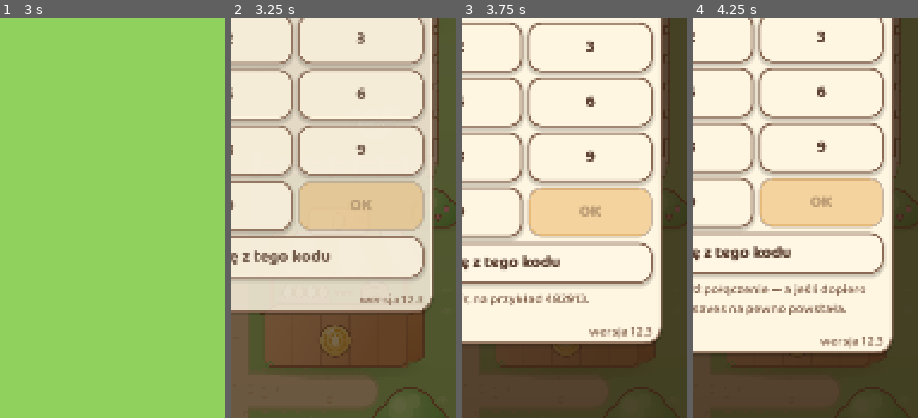
Above: before the commit, frames 1-4 (left to right).
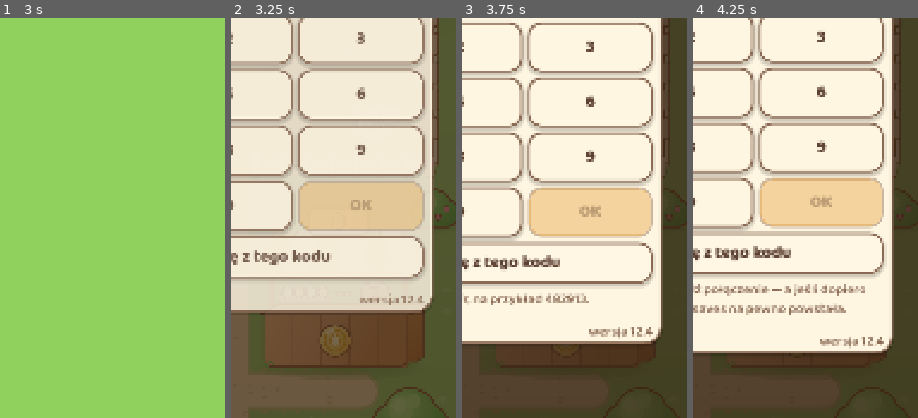
Above: after the commit, the same moments.

Repository: sodorn/kury
Game: Godot game, scene res://tests/smoke_ui.tscn
Same seed, same stepped clock (60 frames per second), same inputs: the game is played once before the commit and once after it. This scene is started directly instead of the project's main scene.
Inputs (mouse positions are % of the whole screen's width and height, from its top left):
- Up to frame 1 (3 s): tap Enter at 0.5, 2 s; move the mouse to (72, 45) at 0.52 s; click (72, 45) at 0.67 s; tap Space at 1.25, 2.75 s; move the mouse to (30, 55) at 1.27 s; click (30, 55) at 1.42 s; move the mouse to (60, 28) at 2.02 s; click (60, 28) at 2.17 s; move the mouse to (45, 70) at 2.77 s; click (45, 70) at 2.92 s
- Up to frame 2 (3.25 s): no input
- Up to frame 3 (3.75 s): click "Wczytaj farmę z tego kodu" at 3.5 s
- Up to frame 4 (4.25 s): no input
The pictures show only the part of the screen within x 50-100%, y 50-100%; the shares and areas given below are measured in that part.

Frame 1 is identical in both runs. In frame 2, less than 0.1% of the frame differs, in the area x 57-84%, y 69-72%; in frame 3, 0.2%, in the area x 56-85%, y 77-80%; in frame 4, 0.2%.

Commit message:
Wersja 12.4: jaja sie psuja, szczepionka od kury, kod po przerwie
JAJA MAJA TERMIN: niesprzedane psuja sie po szesciu godzinach ZEGARKA.
Przy nieaktywnej grze magazyn rosl bez zadnego ograniczenia.

Obok state.eggs stoi state.egg_ages: rasa -> lista wiaderek
[sztuk, wiek w sekundach realnych], od najstarszego. Wiaderko zbiera
jaja z jednej godziny, wiec przy szesciogodzinnym terminie jest ich
najwyzej siedem na rase, a nie tysiac wpisow po jednym jaju. Sprzedaz
zabiera NAJSTARSZE najpierw — tak jak w prawdziwym gospodarstwie,
a przy okazji gracz nie traci swiezych przez stara partie w magazynie.

Starzenie stoi PRZED wyjsciem dla pustej farmy: jaja psuja sie takze
wtedy, gdy stado wyginelo. Za pierwszym razem wstawilem je nizej
i test od razu to pokazal.

Zapisy sprzed 12.4 nie maja metryki — caly magazyn traktujemy wtedy
jako swiezy. Gdy metryka jest, przycinamy ja do faktycznego stanu
magazynu, zeby obie liczby nigdy sie nie rozjechaly.

SZCZEPIONKA: 5 zl od niezaszczepionej kury zamiast 200 zl ryczaltem.

KOD PO PRZERWIE: po 15 minutach od ostatniego zapisu ekran powitalny
chowa "Graj dalej" i wymaga wpisania kodu farmy. Prog w
session.require_code_after_minutes, zero wylacza wymog. Zeby nikt sie
nie zablokowal, ekran pokazuje wtedy wlasny kod urzadzenia.

UWAGA: ustawienie trafilo najpierw do sekcji `start` w balance.json
i SKASOWALO konfiguracje startowej farmy. Dziesiec testow od razu to
pokazalo. `start` opisuje stado poczatkowe; ustawienia sesji maja
wlasna sekcje `session`.

Sprawdzone naprawde:
- tests/tests.tscn: 1128 OK, 0 bledow. Nowe: _test_egg_spoilage
  (polowa terminu nic nie psuje, stara partia schodzi przed swieza,
  sprzedaz zabiera najstarsze), _test_vaccine_price,
  _test_require_code_after_break.
- tests/smoke_ui.tscn: OK.

Co-Authored-By: Claude Opus 5 <noreply@anthropic.com>
Claude-Session: https://claude.ai/code/session_01CjTjcWSUi8hfc7jxPFWk6D

Diff:
--- a/core/model/farm_state.gd
+++ b/core/model/farm_state.gd
@@ -7,6 +7,10 @@
 ## Jaja zebrane do magazynu, policzone wedlug rasy kury, ktora je zniosla:
 ## {"leghorn": 12, "cemani": 2}. Rasa decyduje o cenie sprzedazy.
 var eggs: Dictionary = {}
+## Metryka wieku jaj: rasa -> lista wiaderek [sztuk, wiek w sekundach
+## REALNYCH], od najstarszego. Liczba sztuk w `eggs` zawsze zgadza sie
+## z suma wiaderek — pilnuja tego `add_egg`, `take_eggs` i `age_eggs`.
+var egg_ages: Dictionary = {}
 ## Jaja lezace na wybiegu, w kolejnosci zniesienia. Kazdy wpis to id rasy.
 var eggs_on_ground: Array[String] = []
 ## Pasza w kilogramach; ulamkowa, bo zuzywa sie w sposob ciagly.
@@ -252,8 +256,22 @@
 	return total
 
 
+## Do ilu sekund realnych jaja z jednego "wiaderka" sa traktowane razem.
+## Godzina wystarcza: przy szesciogodzinnym terminie przydatnosci daje to
+## najwyzej siedem wiaderek na rase, a nie tysiac wpisow po jednym jaju.
+const EGG_BUCKET_SECONDS := 3600.0
+
+
 func add_egg(breed_id: String, count: int = 1) -> void:
 	eggs[breed_id] = int(eggs.get(breed_id, 0)) + count
+	# Rownolegle prowadzimy metryke wieku, zeby wiedziec, ktore jaja sie
+	# zestarzaly. Najmlodsze wiaderko dobieramy, dopoki nie ma godziny.
+	var buckets: Array = egg_ages.get(breed_id, [])
+	if buckets.is_empty() or float(buckets[buckets.size() - 1][1]) >= EGG_BUCKET_SECONDS:
+		buckets.append([count, 0.0])
+	else:
+		buckets[buckets.size() - 1][0] = int(buckets[buckets.size() - 1][0]) + count
+	egg_ages[breed_id] = buckets
 
 
 ## Zabiera `count` jaj danej rasy z magazynu. Zwraca, ile udalo sie zabrac.
@@ -266,7 +284,48 @@
 		eggs.erase(breed_id)
 	else:
 		eggs[breed_id] = have - taken
+	# Sprzedajemy NAJSTARSZE jaja najpierw — i tak robi sie w prawdziwym
+	# gospodarstwie, a przy okazji gracz nie traci swiezych przez to, ze
+	# w magazynie lezy stara partia.
+	var left := taken
+	var buckets: Array = egg_ages.get(breed_id, [])
+	while left > 0 and not buckets.is_empty():
+		var in_bucket := int(buckets[0][0])
+		if in_bucket > left:
+			buckets[0][0] = in_bucket - left
+			left = 0
+		else:
+			left -= in_bucket
+			buckets.remove_at(0)
+	if buckets.is_empty():
+		egg_ages.erase(breed_id)
+	else:
+		egg_ages[breed_id] = buckets
 	return taken
+
+
+## Postarza jaja o `real` sekund i usuwa te, ktore przelezaly termin.
+## Zwraca, ile sztuk sie zmarnowalo. Dzieki temu zostawiona na noc gra nie
+## wita gracza magazynem pelnym jaj sprzed doby.
+func age_eggs(real: float, spoil_seconds: float) -> int:
+	var spoiled := 0
+	for breed_id: String in egg_ages.keys():
+		var buckets: Array = egg_ages[breed_id]
+		var kept: Array = []
+		for bucket: Array in buckets:
+			var age := float(bucket[1]) + real
+			if age >= spoil_seconds:
+				spoiled += int(bucket[0])
+				eggs[breed_id] = maxi(0, int(eggs.get(breed_id, 0)) - int(bucket[0]))
+				if int(eggs.get(breed_id, 0)) <= 0:
+					eggs.erase(breed_id)
+			else:
+				kept.append([int(bucket[0]), age])
+		if kept.is_empty():
+			egg_ages.erase(breed_id)
+		else:
+			egg_ages[breed_id] = kept
+	return spoiled
 
 
 ## Ile paszy zjada cale stado w ciagu minuty. Kazda kura je tyle samo,
--- a/core/save_game.gd
+++ b/core/save_game.gd
@@ -47,6 +47,7 @@
 		"storage_level": state.storage_level,
 		"guard_level": state.guard_level,
 		"dog_level": state.dog_level,
+		"egg_ages": state.egg_ages,
 		"fox_roll_timer": state.fox_roll_timer,
 		"fox_hand_scared": state.fox_hand_scared,
 		"disease_timer": state.disease_timer,
@@ -110,6 +111,38 @@
 		var count := int(Dictionary(data.get("eggs", {}))[breed_id])
 		if count > 0:
 			state.eggs[breed_id] = count
+	# Metryka wieku jaj. Zapisy sprzed wersji 12.4 jej nie maja — wtedy
+	# traktujemy caly magazyn jako swiezy, bo karanie gracza za zmiane
+	# w kodzie byloby nie w porzadku. Gdy metryka jest, przycinamy ja do
+	# faktycznego stanu magazynu, zeby obie liczby nigdy sie nie rozjechaly.
+	for breed_id: String in state.eggs:
+		var zapisane: Array = (data.get("egg_ages", {}) as Dictionary).get(breed_id, [])
+		var buckets: Array = []
+		var razem := 0
+		for bucket: Variant in zapisane:
+			if not (bucket is Array) or (bucket as Array).size() < 2:
+				continue
+			var count2 := maxi(0, int((bucket as Array)[0]))
+			if count2 <= 0:
+				continue
+			razem += count2
+			buckets.append([count2, maxf(0.0, float((bucket as Array)[1]))])
+		var maja := int(state.eggs[breed_id])
+		if razem > maja:
+			# Wiecej w metryce niz w magazynie: scinamy od najstarszych.
+			var nadmiar := razem - maja
+			while nadmiar > 0 and not buckets.is_empty():
+				var w_wiaderku := int(buckets[0][0])
+				if w_wiaderku > nadmiar:
+					buckets[0][0] = w_wiaderku - nadmiar
+					nadmiar = 0
+				else:
+					nadmiar -= w_wiaderku
+					buckets.remove_at(0)
+		elif razem < maja:
+			buckets.append([maja - razem, 0.0])
+		if not buckets.is_empty():
+			state.egg_ages[breed_id] = buckets
 	for breed_id: String in data.get("eggs_on_ground", []):
 		if not GameData.breed(breed_id).is_empty():
 			state.eggs_on_ground.append(breed_id)
--- a/core/simulation.gd
+++ b/core/simulation.gd
@@ -67,6 +67,9 @@
 		out["hatched"] = int(out["hatched"]) + _advance_incubator(state, step)
 		out["grown_up"] = int(out["grown_up"]) + _advance_chicks(state, step)
 	out["rotted"] = int(out["rotted"]) + _advance_corpses(state, step)
+	# Jaja starzeja sie niezaleznie od tego, czy stado jeszcze zyje — stad
+	# miejsce PRZED wyjsciem dla pustej farmy nizej.
+	_advance_egg_spoilage(state, step, out)
 	_advance_fox(state, step, out, loss_budget, offline)
 
 	# Karmienie rozliczamy przed sprawdzeniem, czy stado istnieje: inaczej
@@ -194,6 +197,19 @@
 
 ## Choroby: zdrowa kura moze zachorowac, chora przestaje znosic i po
 ## `death_minutes` pada. Szczepienie chroni do konca zycia.
+## Jaja maja termin przydatnosci liczony ZEGARKIEM. Bez tego gra zostawiona
+## na noc witala gracza magazynem pelnym jaj sprzed doby i cala ekonomia
+## stawala na glowie.
+static func _advance_egg_spoilage(state: FarmState, step: float, out: Dictionary) -> void:
+	var hours := float(GameData.balance().get("economy", {}).get("egg_spoil_hours", 0.0))
+	if hours <= 0.0:
+		return
+	var real := step / maxf(0.0001, GameData.time_scale())
+	var spoiled := state.age_eggs(real, hours * 3600.0)
+	if spoiled > 0:
+		out["eggs_spoiled"] = int(out.get("eggs_spoiled", 0)) + spoiled
+
+
 static func _advance_disease(state: FarmState, step: float, out: Dictionary, budget: int,
 		offline: bool) -> void:
 	var disease: Dictionary = GameData.balance().get("disease", {})
--- a/core/util/game_data.gd
+++ b/core/util/game_data.gd
@@ -11,7 +11,7 @@
 ## Numer wersji gry. Jedno miejsce do podbicia przy wydaniu — pokazuje sie
 ## na ekranie powitalnym, zeby bylo widac, czy przegladarka wczytala nowa
 ## wersje, czy podsunela stara z pamieci.
-const VERSION := "12.3"
+const VERSION := "12.4"
 
 static var _balance: Dictionary = {}
 static var _buildings: Array = []
--- a/data/balance.json
+++ b/data/balance.json
@@ -14,11 +14,12 @@
     ]
   },
   "economy": {
-    "_opis": "feed_per_hen_minute w kilogramach na ptaka na  …(161 unchanged characters)… , zeby karma nie zjadala calego zarobku.",
+    "_opis": "feed_per_hen_minute w kilogramach na ptaka na  …(161 unchanged characters)… , zeby karma nie zjadala calego zarobku. egg_spoil_hours: po tylu godzinach REALNYCH niesprzedane jaja sie psuja. Bez tego gra zostawiona na noc witala gracza magazynem pelnym jaj sprzed doby.",
     "feed_pack_size": 25,
     "feed_pack_price": 25,
     "feed_per_hen_minute": 0.34,
-    "chick_feed_multiplier": 0.5
+    "chick_feed_multiplier": 0.5,
+    "egg_spoil_hours": 6.0
   },
   "run": {
     "_opis": "max_eggs_on_ground to tylko tyle, ile jaj lezy naraz na wybiegu do zebrania palcem. Nadmiar idzie prosto do magazynu. area musi sie zgadzac z piaskowym prostokatem w ground.svg - oba biora sie z RUN w tools/gen_ground.py.",
@@ -99,8 +100,8 @@
     "_opis": "CHOROBA. Ta sama logika co lis, tylko DWA RAZY czesciej: w grze aktywnej kostka co active_roll_minutes mi …(387 unchanged characters)…
     "death_minutes": 7.0,
     "medicine_price": 20,
-    "vaccine_price": 200,
-    "vaccine_price_per_hen": 0,
+    "vaccine_price": 0,
+    "vaccine_price_per_hen": 5,
     "grace_minutes": 30,
     "min_hens": 5,
     "mcdonalds_price": 5,
@@ -267,5 +268,9 @@
         }
       ]
     }
+  },
+  "session": {
+    "_opis": "require_code_after_minutes: jesli od ostatniego zapisu minelo wiecej niz tyle minut realnych, ekran powitalny nie pozwala kliknac 'Graj dalej' — trzeba wpisac kod farmy. Wlasciciel chcial tego do testowania wczytywania i zeby dalo sie przeskoczyc na inna farme bez czyszczenia ciasteczek. Zero wylacza wymog.",
+    "require_code_after_minutes": 15.0
   }
 }
--- a/data/strings.csv
+++ b/data/strings.csv
@@ -228,6 +228,7 @@
 START_LOAD,"Wczytaj farmę z tego kodu"
 START_CODE_TITLE,"Twój kod farmy"
 START_CODE_NOTE,"Zapisz go sobie gdzieś poza telefonem. Wpisując ten kod na innym urządzeniu wejdziesz do tej samej gry, a po wyczyszczeniu przeglądarki odzyskasz farmę."
+START_CODE_REQUIRED,"Minęło sporo czasu — wpisz kod farmy, żeby wczytać ją z serwera. Kod tego urządzenia to %s."
 START_VERSION,"wersja %s"
 START_PLAY,"Zaczynamy!"
 PANEL_BUY_ROOSTER,"Kup koguta za %s (masz %d)"
--- a/project.godot
+++ b/project.godot
@@ -11,7 +11,7 @@
 [application]
 
 config/name="Chicken Farm Simulator"
-config/version="12.3"
+config/version="12.4"
 run/main_scene="res://scenes/main/main.tscn"
 config/features=PackedStringArray("4.7", "GL Compatibility")
 config/icon="res://assets/icon.svg"
--- a/scenes/ui/panels/start_panel.gd
+++ b/scenes/ui/panels/start_panel.gd
@@ -21,6 +21,7 @@
 ## nie zmienialo sie nic.
 @onready var _status: Label = $Sheet/Content/Choice/CodeRow/Status
 @onready var _version: Label = $Sheet/Content/Version
+@onready var _gate: Label = $Sheet/Content/Gate
 @onready var _load_button: Button = $Sheet/Content/Choice/CodeRow/Load
 @onready var _code_label: Label = $Sheet/Content/Created/Code
 @onready var _play_button: Button = $Sheet/Content/Created/Play
@@ -54,7 +55,15 @@
 	# jednym dotknieciem bylaby nie do cofniecia.
 	# "Graj dalej" dostaje kazdy, kto ma juz jakakolwiek farme — ekran wyskakuje
 	# teraz przy kazdym uruchomieniu, wiec to on musi byc pierwszym przyciskiem.
-	var has_farm := not Game.is_new_player
+	# Po dluzszej przerwie "Graj dalej" znika i trzeba wpisac kod. Wlasciciel
+	# poprosil o to wprost: chce testowac wczytywanie i przeskakiwac miedzy
+	# farmami bez czyszczenia ciasteczek. Zeby nikt sie nie zablokowal, panel
+	# pokazuje wtedy WLASNY kod gracza — wystarczy go przepisac.
+	var must_code := Game.must_enter_code()
+	var has_farm := not Game.is_new_player and not must_code
+	_gate.visible = must_code
+	if must_code:
+		_gate.text = tr("START_CODE_REQUIRED") % Cloud.player_id
 	_continue_button.visible = has_farm
 	_continue_button.theme_type_variation = &"PrimaryButton" if has_farm else &""
 	_new_button.theme_type_variation = &"" if has_farm else &"PrimaryButton"
--- a/scenes/ui/panels/start_panel.tscn
+++ b/scenes/ui/panels/start_panel.tscn
@@ -50,6 +50,13 @@
 theme_type_variation = &"NoteLabel"
 text = "START_ABOUT"
 autowrap_mode = 3
+
+[node name="Gate" type="Label" parent="Sheet/Content"]
+layout_mode = 2
+theme_type_variation = &"NoteLabel"
+autowrap_mode = 3
+visible = false
+text = "kod"
 
 [node name="Choice" type="VBoxContainer" parent="Sheet/Content"]
 layout_mode = 2
--- a/services/game.gd
+++ b/services/game.gd
@@ -279,17 +279,44 @@
 	return true
 
 
+## Furtka dla testow: wczytuje gotowy slownik tak samo jak zwykle wczytanie
+## zapisu, zeby dalo sie sprawdzic zachowanie po roznej dlugosci przerwy.
+func apply_loaded_for_test(loaded: Dictionary) -> void:
+	is_new_player = false
+	_apply_loaded(loaded)
+
+
 func _apply_loaded(loaded: Dictionary) -> void:
 	state = loaded["state"]
 	_reported_no_feed = false
 	_shown_feed = -1
 	_away_seconds = 0.0
 	_last_tick = Time.get_unix_time_from_system()
-	_apply_elapsed(float(loaded["elapsed"]))
-	Events.resources_changed.emit()
+	_last_gap = maxf(0.0, float(loaded["elapsed"]))
+	_apply_elapsed(_last_gap)
+	Events.resources_changed.emit()
+
+
+## Ile sekund realnych minelo od ostatniego zapisu do wlaczenia gry. Na tej
+## podstawie ekran powitalny decyduje, czy wymagac wpisania kodu.
+var _last_gap := 0.0
+
+
+## Czy po tej przerwie gracz musi wpisac kod, zamiast klikac "Graj dalej".
+## Wlasciciel poprosil o to wprost: chce testowac wczytywanie i przeskakiwac
+## miedzy farmami bez czyszczenia ciasteczek. Zero w balansie wylacza wymog.
+func must_enter_code() -> bool:
+	if is_new_player or not Cloud.is_enabled():
+		return false
+	var minutes := float(GameData.balance().get("session", {}).get(
+			"require_code_after_minutes", 0.0))
+	if minutes <= 0.0:
+		return false
+	return _last_gap >= minutes * 60.0
 
 
 func new_game() -> void:
+	_last_gap = 0.0
 	_reported_no_feed = false
 	_shown_feed = -1
 	_away_seconds = 0.0
@@ -378,6 +405,7 @@
 		return 0.0
 	state.money += earned
 	state.eggs.clear()
+	state.egg_ages.clear()
 	Events.resources_changed.emit()
 	return earned
 
--- a/tests/run_tests.gd
+++ b/tests/run_tests.gd
@@ -42,6 +42,9 @@
 	_test_guard_migration()
 	_test_fox_return_speed()
 	_test_upgrade_ladders()
+	_test_egg_spoilage()
+	_test_vaccine_price()
+	_test_require_code_after_break()
 	_test_event_rules()
 	_test_starving_farm()
 	_test_lay_fairness()
@@ -1226,6 +1229,84 @@
 	_check(incu_max < coop_max, "pelny inkubator (%d) miesci sie w pelnym kurniku (%d)"
 			% [incu_max, coop_max])
 
+
+## Jaja psuja sie po szesciu godzinach ZEGARKA. Wlasciciel zglosil, ze po
+## nocy magazyn pekal w szwach i cala ekonomia stawala na glowie.
+func _test_egg_spoilage() -> void:
+	var hours := float(GameData.balance().get("economy", {}).get("egg_spoil_hours", 0.0))
+	_check(is_equal_approx(hours, 6.0), "termin przydatnosci to szesc godzin realnych")
+	var spoil_game := hours * 3600.0 * GameData.time_scale()
+
+	var state := FarmState.new()
+	state.add_egg("leghorn", 10)
+	_check(state.egg_count() == 10, "dziesiec jaj w magazynie")
+
+	# Pol terminu: nic sie jeszcze nie psuje.
+	var polowa := Simulation.advance(state, spoil_game * 0.5)
+	_check(int(polowa.get("eggs_spoiled", 0)) == 0, "po trzech godzinach jaja sa dobre")
+	_check(state.egg_count() == 10, "magazyn nietkniety")
+
+	# Dokladamy swieza partie — ona ma przetrwac dluzej niz pierwsza.
+	state.add_egg("leghorn", 4)
+	var reszta := Simulation.advance(state, spoil_game * 0.6)
+	_check(int(reszta.get("eggs_spoiled", 0)) == 10, "stara dziesiatka sie zepsula")
+	_check(state.egg_count() == 4, "swieza czworka zostaje (jest %d)" % state.egg_count())
+
+	# I ona tez w koncu schodzi.
+	var koniec := Simulation.advance(state, spoil_game)
+	_check(int(koniec.get("eggs_spoiled", 0)) == 4, "swieza partia tez ma swoj termin")
+	_check(state.egg_count() == 0, "magazyn pusty")
+	_check(state.egg_ages.is_empty(), "metryka wieku posprzatana")
+
+	# Sprzedajemy NAJSTARSZE najpierw: po dolozeniu swiezych i sprzedaniu
+	# czesci w magazynie maja zostac te mlodsze.
+	var sklep := FarmState.new()
+	sklep.add_egg("leghorn", 6)
+	Simulation.advance(sklep, spoil_game * 0.8)
+	sklep.add_egg("leghorn", 6)
+	_check(sklep.take_eggs("leghorn", 6) == 6, "sprzedane szesc jaj")
+	var dalej := Simulation.advance(sklep, spoil_game * 0.3)
+	_check(int(dalej.get("eggs_spoiled", 0)) == 0,
+			"zostaly te swieze, wiec nic sie nie psuje tuz po sprzedazy")
+	_check(sklep.egg_count() == 6, "w magazynie zostalo szesc mlodszych jaj")
+
+
+## Szczepionka kosztuje wedlug wielkosci stada: 5 zl od kury.
+func _test_vaccine_price() -> void:
+	Game.new_game()
+	Game.state.chickens.clear()
+	_check(is_zero_approx(Game.vaccine_price()), "bez kur nie ma za co placic")
+	for i in 7:
+		Game.state.chickens.append(Chicken.create("leghorn"))
+	_check(is_equal_approx(Game.vaccine_price(), 35.0),
+			"siedem kur to 35 zl (jest %.0f)" % Game.vaccine_price())
+	Game.state.chickens[0].vaccinated = true
+	_check(is_equal_approx(Game.vaccine_price(), 30.0),
+			"za juz zaszczepiona kure nie placimy drugi raz")
+
+
+## Po dluzszej przerwie ekran powitalny ma wymagac kodu zamiast "Graj dalej".
+func _test_require_code_after_break() -> void:
+	var minutes := float(GameData.balance().get("session", {}).get(
+			"require_code_after_minutes", 0.0))
+	_check(is_equal_approx(minutes, 15.0), "prog to pietnascie minut")
+
+	Game.new_game()
+	_check(not Game.must_enter_code(), "swiezo zalozona farma nie pyta o kod")
+
+	# Zapis sprzed pieciu minut: gracz wchodzi bez kodu.
+	var state := FarmState.new()
+	state.intro_seen = true
+	var zapis := SaveGame.to_dict(state)
+	zapis["saved_at"] = Time.get_unix_time_from_system() - 5.0 * 60.0
+	Game.apply_loaded_for_test(SaveGame.from_dict(zapis))
+	_check(not Game.must_enter_code(), "po pieciu minutach przerwy kod nie jest potrzebny")
+
+	# Zapis sprzed godziny: kod wymagany.
+	zapis["saved_at"] = Time.get_unix_time_from_system() - 3600.0
+	Game.apply_loaded_for_test(SaveGame.from_dict(zapis))
+	_check(Game.must_enter_code(), "po godzinie przerwy trzeba wpisac kod")
+
 func _test_event_rules() -> void:
 	var fox: Dictionary = GameData.balance().get("fox", {})
 	var disease: Dictionary = GameData.balance().get("disease", {})
@@ -1496,8 +1577,11 @@
 	var live_result := Simulation.advance(live, 3.0 * 3600.0)
 	_check(live.eggs_on_ground.size() <= capacity, "na zywo wybieg nie przekracza limitu")
 	_check(live.egg_count() > 0, "na zywo nadmiar trafia do magazynu")
-	_check(live.egg_count() + live.eggs_on_ground.size() == int(live_result["eggs_laid"]),
-			"na zywo nic nie ginie: wybieg plus magazyn to cala produkcja")
+	# Ksiegowanie musi sie zgadzac z uwzglednieniem jaj, ktore przelezaly
+	# swoje szesc godzin i sie zepsuly.
+	_check(live.egg_count() + live.eggs_on_ground.size() + int(live_result.get("eggs_spoiled", 0))
+			== int(live_result["eggs_laid"]),
+			"na zywo nic nie ginie bez sladu: wybieg + magazyn + zepsute = cala produkcja")
 
 	# Offline: te same kury przez ten sam czas odkladaja tyle samo, tylko
 	# wszystko od razu w magazynie.
@@ -1507,7 +1591,8 @@
 	var away_result := Simulation.advance(away, 3.0 * 3600.0, true)
 	_check(away.eggs_on_ground.is_empty(), "offline nic nie laduje na wybiegu")
 	_check(away.egg_count() > capacity, "offline magazyn zbiera wiecej, niz miesci wybieg")
-	_check(int(away_result["eggs_laid"]) == away.egg_count(), "licznik zgadza sie z magazynem")
+	_check(int(away_result["eggs_laid"]) == away.egg_count() + int(away_result.get("eggs_spoiled", 0)),
+			"licznik zgadza sie z magazynem po odjeciu zepsutych")
 	# Offline wychodzi nawet odrobine lepiej, bo `offline_max_share` ogranicza
 	# straty od lisa do polowy stada. Chodzi o to, zeby nieobecnosc niczego
 	# nie marnowala — nie o to, zeby wyszlo co do jajka tyle samo.
Binary file changed: data/strings.pl.translation
Not shown, changed: PROJECT_STATE.md
